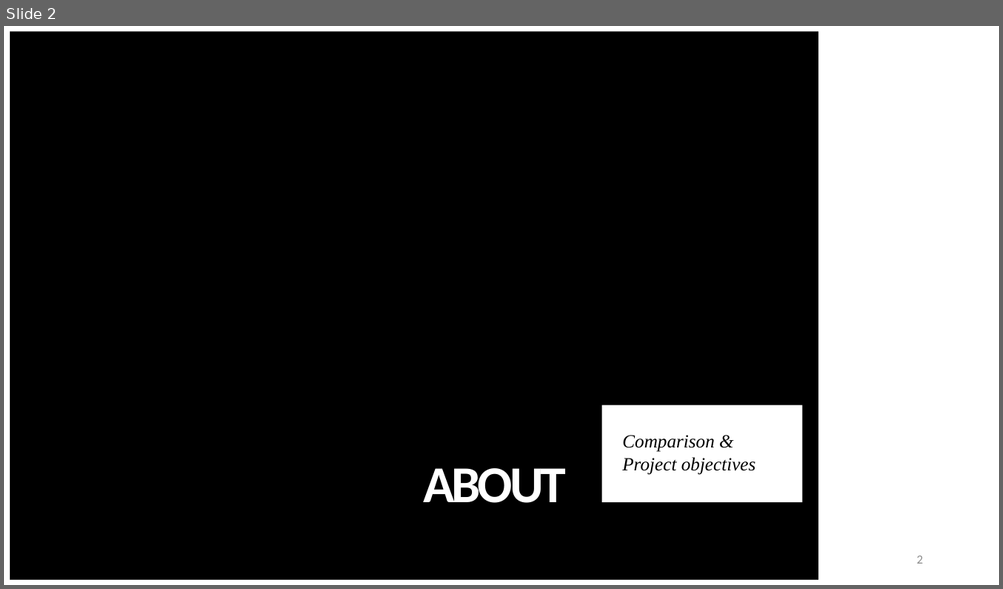
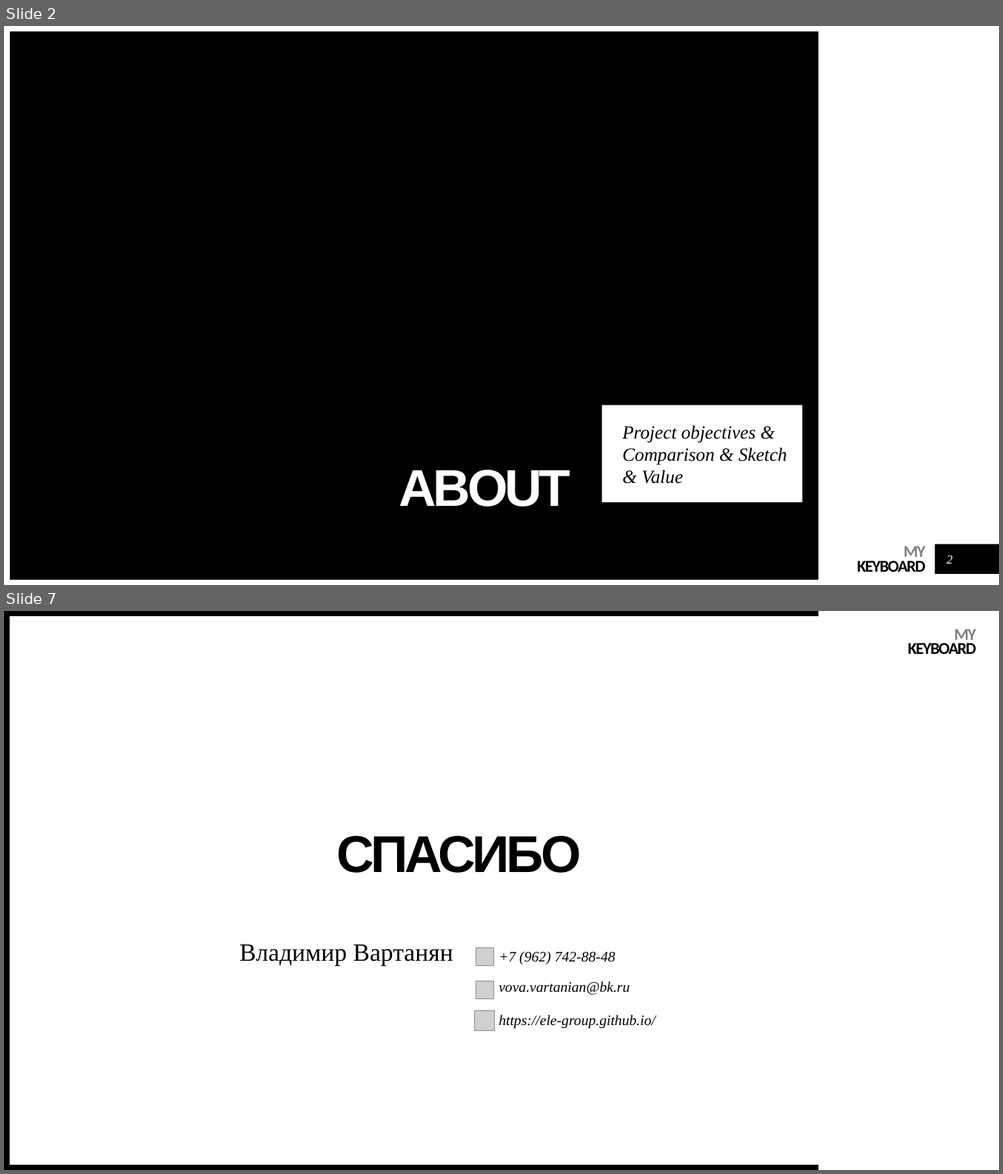
Before and after one commit to ele-group/keyboard, a slide deck: presentation.pptx. Shown one above the other, each under a label of ours: slide 2 before the commit, slides 2 and 7 after it; the slides between them are not shown. The pictures are 1003x589 and 1003x1174 pixels, drawn with LibreOffice and Linux fonts; fonts in the diff are those of the drawing; grey boxes stand for pictures. Boxes give left, top, right and bottom in pixels: in the first picture for what was removed or moved away, otherwise in the second. Text is boxed around its words. In the diff, an @@ line names an element or a change of style, - is before the commit and + after.

```diff
--- a/presentation.pptx
+++ b/presentation.pptx
@@ slide 7 added at (4, 611, 999, 1170), background #FFFFFF @@
@@ rectangle added at (4, 611, 818, 616), fill #000000 @@
@@ rectangle added at (5, 614, 11, 1170), fill #000000 @@
@@ text added at (908, 629, 976, 654), 16 pt, text #000000, bold @@
+MY
+KEYBOARD
@@ title added at (336, 836, 580, 873), 50 pt, text #000000, bold @@
+СПАСИБО
@@ text added at (239, 945, 453, 966), 24 pt, text #000000 @@
+Владимир Вартанян
@@ picture added at (475, 948, 493, 966) @@
@@ text added at (498, 951, 615, 965), 14 pt, text #000000, italic @@
++7 (962) 742-88-48
@@ picture added at (475, 981, 493, 999) @@
@@ text added at (498, 982, 629, 995), 14 pt, text #000000, italic @@
+vova.vartanian@bk.ru
@@ picture added at (475, 1011, 495, 1031) @@
@@ text added at (498, 1015, 655, 1029), 14 pt, text #000000, italic @@
+https://ele-group.github.io/
@@ rectangle added at (4, 1165, 818, 1170), fill #000000 @@
@@ slide 2 changed as well @@
@@ title "ABOUT" at (399, 470, 571, 507): font Calibri to Arial @@
@@ subtitle at (622, 426, 787, 484): text changed @@
-Comparison &
-Project objectives
+Project objectives & Comparison & Sketch & Value
@@ text added at (856, 546, 925, 572), 16 pt, text #000000, bold @@
+MY
+KEYBOARD
@@ rectangle added at (935, 545, 999, 574), fill #000000 @@
@@ page number: place and size @@
-page number at (916, 556, 922, 564)
+page number at (946, 556, 952, 564)
@@ page number at (946, 556, 952, 564): font Calibri to Times New Roman, text colour #8C8C8C to #FFFFFF, italic on; alignment right to centre @@
```
Also in this commit, not shown: 2 other slides changed, 3 other slides added, 1 slide removed, 26 other files.
